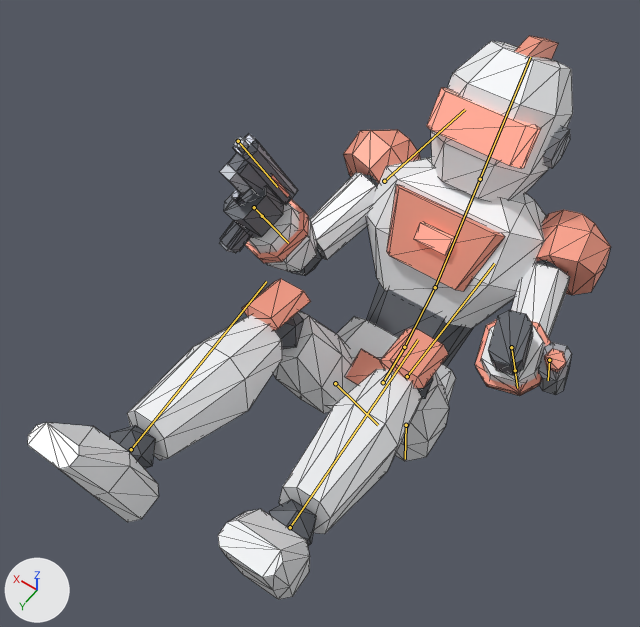
What one commit did to the glTF model game/player/robot/vanguard.glb.
Before and after are seen from a 50 mm lens placed at (-0.561, 1.046, 2.734), pointed at (0.098, 0.124, 1.285). Arrows for +X, +Y and +Z are at lower left; the lights stay in place. The picture after the commit comes second. Both versions are drawn at frame 5 of the action 'view_flip_back'; the numbers are the values there. The bones that change, and the others that lie on the model, are drawn over the model as lines. Mesh edges are drawn as thin lines.

Objects in the first picture: 'Vanguard'.
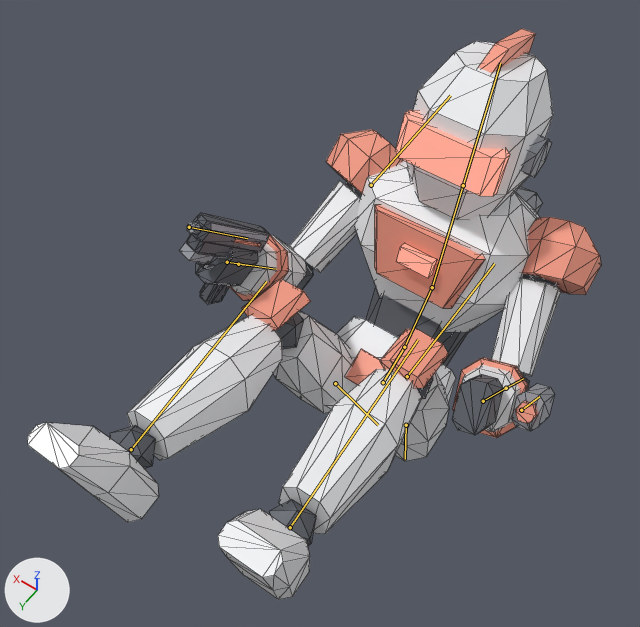
The change in detail:
Bone 'spine' (bone_spine) turns from (-16, 0, 0) to (-24, 0, 0) degrees about its own x, y and z.
Bone 'chest' (bone_chest) turns from (-16, 0, 0) to (-24, 0, 0) degrees about its own x, y and z.

Changed parts and their boxes (x1, y1, x2, y2) in the pictures (640 x 627 px):
'Vanguard', posed: before (28, 36, 611, 600); after (28, 28, 601, 600)
bone 'spine', root to tip: before (404, 347) to (435, 287); after (404, 347) to (432, 287)
bone 'chest', root to tip: before (435, 287) to (480, 179); after (432, 287) to (463, 185)
